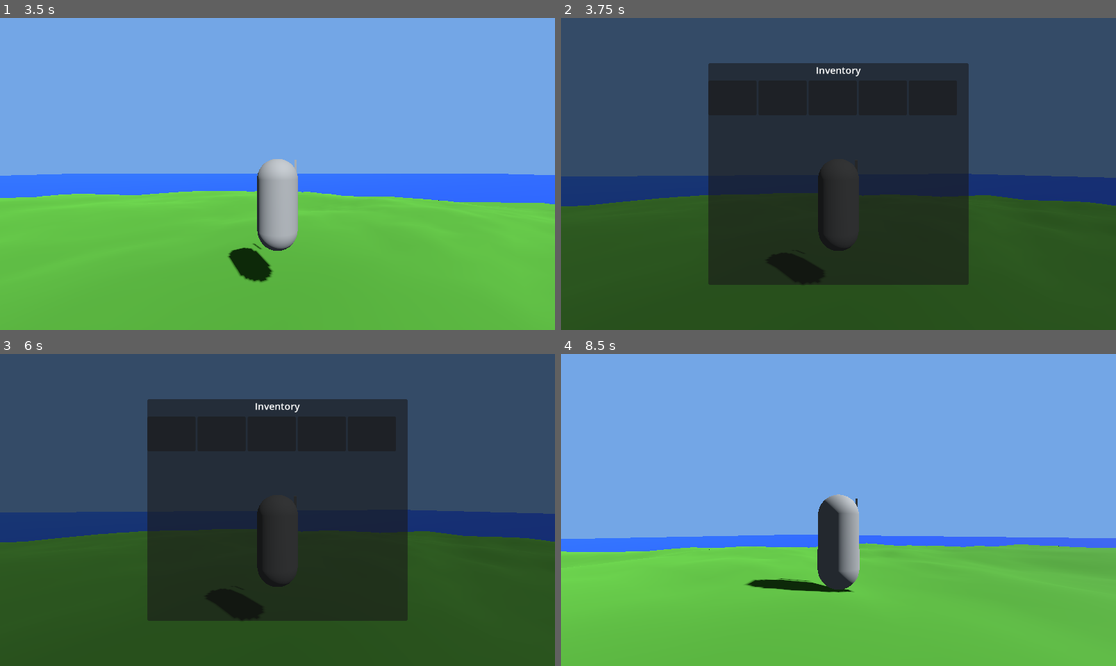
Above: before the commit, frames 1-4 (two rows, left to right).
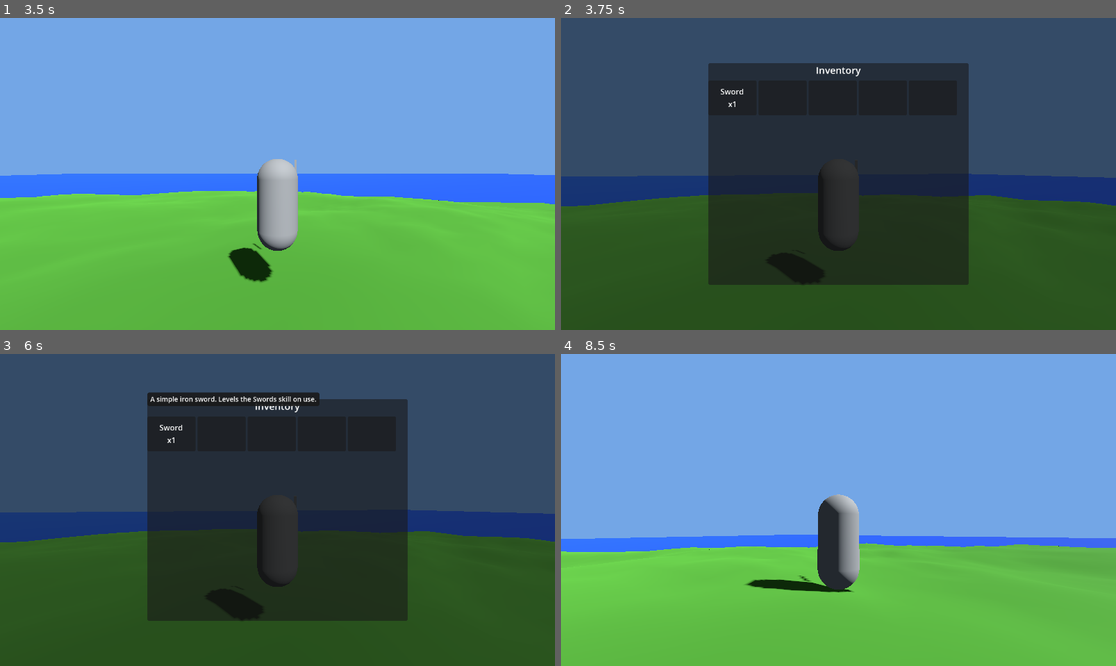
Above: after the commit, the same moments.

Repository: cpeter41/mingusbreath
Game: Godot game, scene res://scenes/dev/test_island.tscn
Same seed, same stepped clock (60 frames per second), same inputs: the game is played once before the commit and once after it.
Inputs (mouse positions are in pixels of both pictures, inside the frame that each line leads up to):
- Up to frame 1 (3.5 s): tap Enter at 0.5 s; move the mouse to (305, 174) at 0.52 s; press the mouse at (305, 174) at 0.53 s; hold W (move_forward) from 0.53 s (still down); tap Space (jump) at 0.77, 1.52, 3.02 s; move the mouse to (249, 174) at 1.27 s; release the mouse at (249, 174) at 1.28 s; click (249, 174) at 1.35 s; move the mouse to (288, 167) at 2.02 s; hold Shift (sprint) 2.03-2.78 s; click (288, 167) at 2.3 s; move the mouse to (271, 180) at 2.77 s; tap E at 2.85 s; click (271, 180) at 3.05 s
- Up to frame 2 (3.75 s): keep holding W (move_forward); move the mouse to (877, 177) at 3.52 s; press the mouse at (877, 177) at 3.53 s; tap Tab at 3.6 s
- Up to frame 3 (6 s): tap Space (jump) at 3.77, 4.25, 4.52, 5.75 s; move the mouse to (111, 463) at 4.27 s; release W (move_forward) at 4.28 s; release the mouse at (111, 463) at 4.28 s; hold A (move_left) 4.28-5.03 s; click (111, 463) at 4.35 s; tap Enter at 5 s; move the mouse to (305, 510) at 5.02 s; press the mouse at (305, 510) at 5.03 s; hold S (move_back) 5.03-5.78 s; move the mouse to (194, 432) at 5.77 s; release the mouse at (194, 432) at 5.78 s; hold D (move_right) from 5.78 s (still down); tap Shift (sprint) at 5.85 s
- Up to frame 4 (8.5 s): tap Space (jump) at 6.02, 6.77, 7.25, 7.52 s; click (755, 432) at 6.05 s; tap Enter at 6.5 s; move the mouse to (960, 494) at 6.52 s; release D (move_right) at 6.53 s; press the mouse at (960, 494) at 6.53 s; hold W (move_forward) 6.53-7.28 s; tap E at 6.6 s; move the mouse to (727, 525) at 7.27 s; release the mouse at (727, 525) at 7.28 s; hold D (move_right) 7.28-8.03 s; tap Tab at 7.35 s; click (727, 525) at 7.55 s; move the mouse to (849, 503) at 8.02 s; press the mouse at (849, 503) at 8.03 s; hold W (move_forward) from 8.03 s (still down)

Frame 1 is identical in both runs. In frame 2, less than 0.1% of the frame differs, in the area x 28-33%, y 22-29%; in frame 3, 1.4%, in the area x 26-58%, y 12-29%; in frame 4, less than 0.1%.

Commit message:
Weapon and boat mounting improvements
- Sword attach/detach driven by inventory (signal-based)
- Attack blocked without sword or while mounted on boat
- Hold attack button for chained attacks
- Boat mount preserves camera angle, syncs player rotation with boat
- Player faces boat forward on embark; no process_mode freeze

Co-Authored-By: Claude Sonnet 4.6 <noreply@anthropic.com>

Diff:
--- a/scenes/player/Player.tscn
+++ b/scenes/player/Player.tscn
@@ -9,7 +9,6 @@
 [ext_resource type="Script" uid="uid://tyhr0nfre37n" path="res://scripts/player/movement_states/jump.gd" id="7_jump"]
 [ext_resource type="Script" uid="uid://bd2fxngxunliv" path="res://scripts/player/movement_states/fall.gd" id="8_fall"]
 [ext_resource type="Script" uid="uid://ctshxxwb1ito4" path="res://scripts/player/actionSM.gd" id="10_180ig"]
-[ext_resource type="PackedScene" uid="uid://dd6deav3yfni3" path="res://scenes/weapons/Sword.tscn" id="10_sword"]
 [ext_resource type="Script" uid="uid://be2yccai2wdfa" path="res://scripts/player/action_states/idle.gd" id="11_20koh"]
 [ext_resource type="Script" uid="uid://cmcuef4yexe0h" path="res://scripts/player/action_states/attack.gd" id="12_ov1oi"]
 [ext_resource type="Script" uid="uid://drdgh25wibco4" path="res://scripts/inventory/inventory.gd" id="13_20koh"]
@@ -45,8 +44,6 @@
 [node name="WeaponMount" type="Node3D" parent="." unique_id=716419572]
 transform = Transform3D(1, 0, 0, 0, 1, 0, 0, 0, 1, 0.4, 1.2, -0.5)
 
-[node name="Sword" parent="WeaponMount" unique_id=1457676848 instance=ExtResource("10_sword")]
-
 [node name="MovementStateMachine" type="Node" parent="." unique_id=1801636306]
 script = ExtResource("3_sm")
 
--- a/scripts/inventory/inventory.gd
+++ b/scripts/inventory/inventory.gd
@@ -1,5 +1,7 @@
 class_name Inventory
 extends Node
+
+signal changed
 
 const MAX_SLOTS := 20
 
@@ -33,6 +35,7 @@
 		remaining -= take
 	if remaining > 0:
 		push_warning("[Inventory] full — %d x %s did not fit" % [remaining, item_id])
+	changed.emit()
 	return remaining
 
 # Returns false if not enough items present.
@@ -49,6 +52,7 @@
 			remaining -= take
 			if slots[i]["count"] <= 0:
 				slots.remove_at(i)
+	changed.emit()
 	return true
 
 func count_of(item_id: StringName) -> int:
--- a/scripts/player/action_states/idle.gd
+++ b/scripts/player/action_states/idle.gd
@@ -1,5 +1,7 @@
 extends ActionState
 
-func handle_input(event: InputEvent) -> void:
-	if event.is_action_pressed("attack_light"):
-		actionSM.transition_to("attack")
+# physics_update instead of handle_input to allow for holding attack button
+func physics_update(_delta: float) -> void:
+	if not player.on_boat and Input.is_action_pressed("attack_light"):
+		if player.weapon_mount.get_node_or_null("Sword") != null:
+			actionSM.transition_to("attack")
--- a/scripts/player/player.gd
+++ b/scripts/player/player.gd
@@ -1,9 +1,11 @@
 extends CharacterBody3D
 
 const MOUSE_SENSITIVITY := 0.003
+const SWORD_SCENE := preload("res://scenes/weapons/Sword.tscn")
 
 var hp: float      = 100.0
 var stamina: float = 100.0
+var on_boat: bool  = false
 @export var speed: float = 5.0
 var gravity: float = ProjectSettings.get_setting("physics/3d/default_gravity")
 
@@ -11,11 +13,24 @@
 @onready var movementSM: Node = $MovementStateMachine
 @onready var actionSM: Node = $ActionStateMachine
 @onready var inventory: Inventory = $Inventory
+@onready var weapon_mount: Node3D = $WeaponMount
 
 
 func _ready() -> void:
 	add_to_group("player")
+	inventory.changed.connect(_on_inventory_changed)
+	inventory.add(&"sword", 1)
 	Input.set_mouse_mode(Input.MOUSE_MODE_CAPTURED)
+
+
+func _on_inventory_changed() -> void:
+	var has_sword := inventory.count_of(&"sword") > 0
+	var sword_node := weapon_mount.get_node_or_null("Sword")
+	if has_sword and sword_node == null:
+		var sword := SWORD_SCENE.instantiate()
+		weapon_mount.add_child(sword)
+	elif not has_sword and sword_node != null:
+		sword_node.queue_free()
 
 func take_pickup(item_id: StringName, count: int) -> void:
 	inventory.add(item_id, count)
@@ -30,18 +45,22 @@
 		)
 		return
 
-	if event is InputEventMouseMotion and Input.get_mouse_mode() == Input.MOUSE_MODE_CAPTURED:
+	if not on_boat and event is InputEventMouseMotion and Input.get_mouse_mode() == Input.MOUSE_MODE_CAPTURED:
 		rotate_y(-event.relative.x * MOUSE_SENSITIVITY)
 		camera_pivot.rotate_x(-event.relative.y * MOUSE_SENSITIVITY)
 		camera_pivot.rotation.x = clamp(
 			camera_pivot.rotation.x, deg_to_rad(-70.0), deg_to_rad(20.0)
 		)
 
-	movementSM.handle_input(event)
+	if not on_boat:
+		movementSM.handle_input(event)
 	actionSM.handle_input(event)
 
 
 func _physics_process(delta: float) -> void:
-	movementSM.physics_update(delta)
+	if not on_boat:
+		movementSM.physics_update(delta)
+	else:
+		velocity = Vector3.ZERO
 	actionSM.physics_update(delta)
 	move_and_slide()
--- a/scripts/ships/boat.gd
+++ b/scripts/ships/boat.gd
@@ -17,6 +17,7 @@
 var throttle: float = 0.0
 var mounted: bool = false
 var _player: Node = null
+var _mount_rotation_offset: float = 0.0
 
 var _hull_mesh: MeshInstance3D
 var _mount_zone: Area3D
@@ -101,10 +102,12 @@
 func _mount(player: Node) -> void:
 	_player = player
 	mounted = true
+	_mount_rotation_offset = 0.0
+	var old_yaw: float = player.rotation.y
+	player.rotation.y = rotation.y
 	player.global_position = _deck_spawn.global_position
-	player.process_mode = Node.PROCESS_MODE_DISABLED
-	# Match boat camera to player camera angle before switching
-	_camera_pivot.rotation.y = player.rotation.y - rotation.y
+	player.on_boat = true
+	_camera_pivot.rotation.y = old_yaw - rotation.y
 	_spring_arm.rotation.x = player.camera_pivot.rotation.x
 	_camera.current = true
 	Input.set_mouse_mode(Input.MOUSE_MODE_CAPTURED)
@@ -116,8 +119,7 @@
 		_player.camera_pivot.rotation.x = _spring_arm.rotation.x
 		_player.global_position = _deck_spawn.global_position
 		_player.velocity = Vector3.ZERO
-		_player.visible = true
-		_player.process_mode = Node.PROCESS_MODE_INHERIT
+		_player.on_boat = false
 	_camera.current = false
 	mounted = false
 	throttle = 0.0
@@ -145,3 +147,4 @@
 	position.y = water_y
 	if _player != null:
 		_player.global_position = _deck_spawn.global_position
+		_player.rotation.y = rotation.y + _mount_rotation_offset
Not shown, removed: scenes/combat/.gdkeep
Not shown, removed: scenes/crafting/.gdkeep
Not shown, removed: scenes/inventory/.gdkeep
Not shown, removed: scenes/ships/.gdkeep
Not shown, removed: scenes/ui/.gdkeep
Not shown, removed: scenes/util/.gdkeep
Not shown, removed: scripts/crafting/.gdkeep
Not shown, removed: scripts/util/.gdkeep
